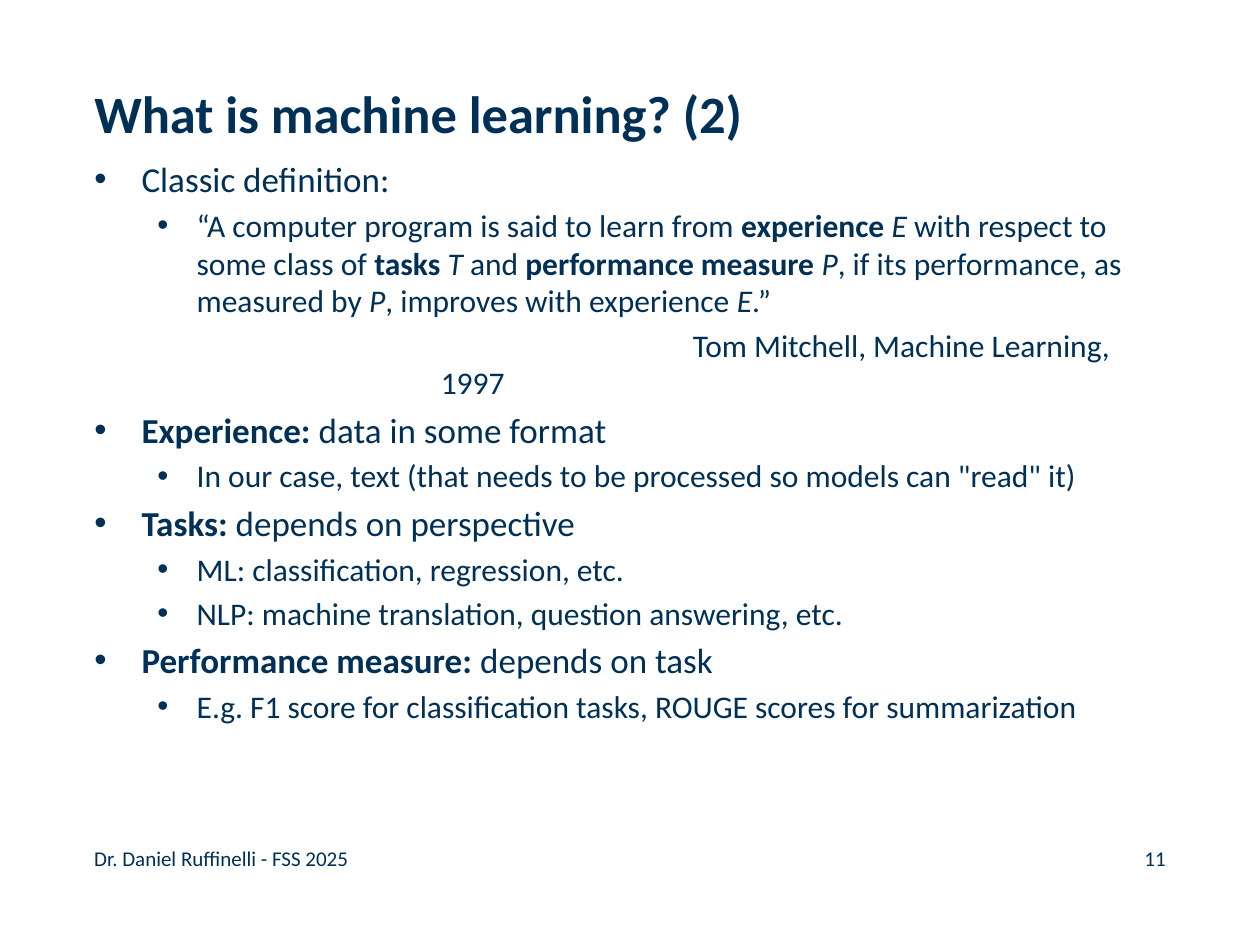
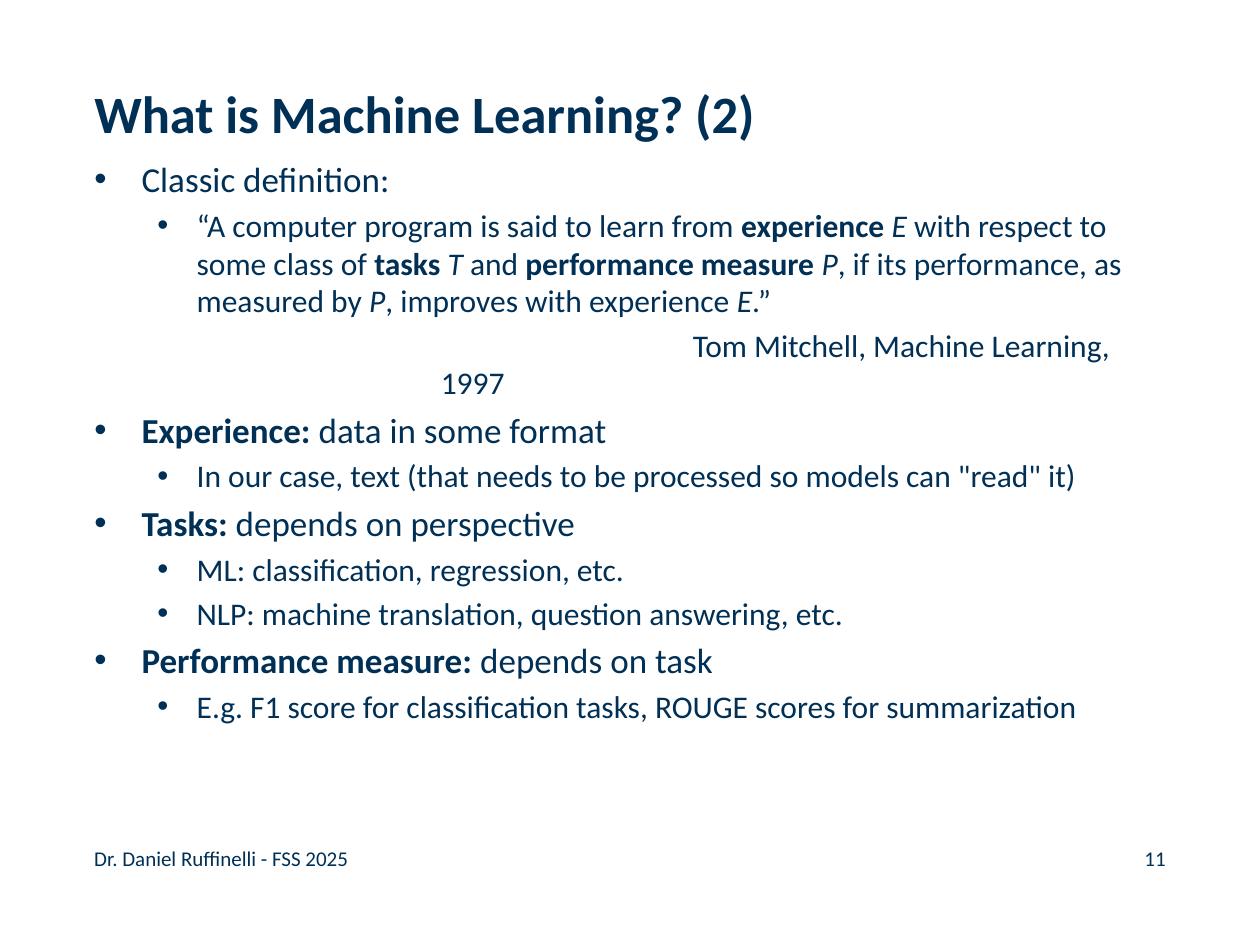
Before and after one commit to rufex2001/teaching_llms, a slide deck: slide 11 of lectures/02_ml_dl_word_embeddings/02_ml_dl_word_embeddings.pptx. Drawn at 1260x945 pixels with LibreOffice and Linux fonts; fonts in the diff are those of the drawing; background and template pictures are left out. Boxes give left, top, right and bottom in pixels: in the first picture for what was removed or moved away, otherwise in the second. Text is boxed around its words. In the diff, an @@ line names an element or a change of style, - is before the commit and + after.

```diff
--- a/lectures/02_ml_dl_word_embeddings/02_ml_dl_word_embeddings.pptx
+++ b/lectures/02_ml_dl_word_embeddings/02_ml_dl_word_embeddings.pptx
@@ title at bbox=[94, 94, 754, 142]: text changed @@
-What is machine learning? (2)
+What is Machine Learning? (2)
```
Also in this commit, not shown: 14 other slides changed, 1 other file.
